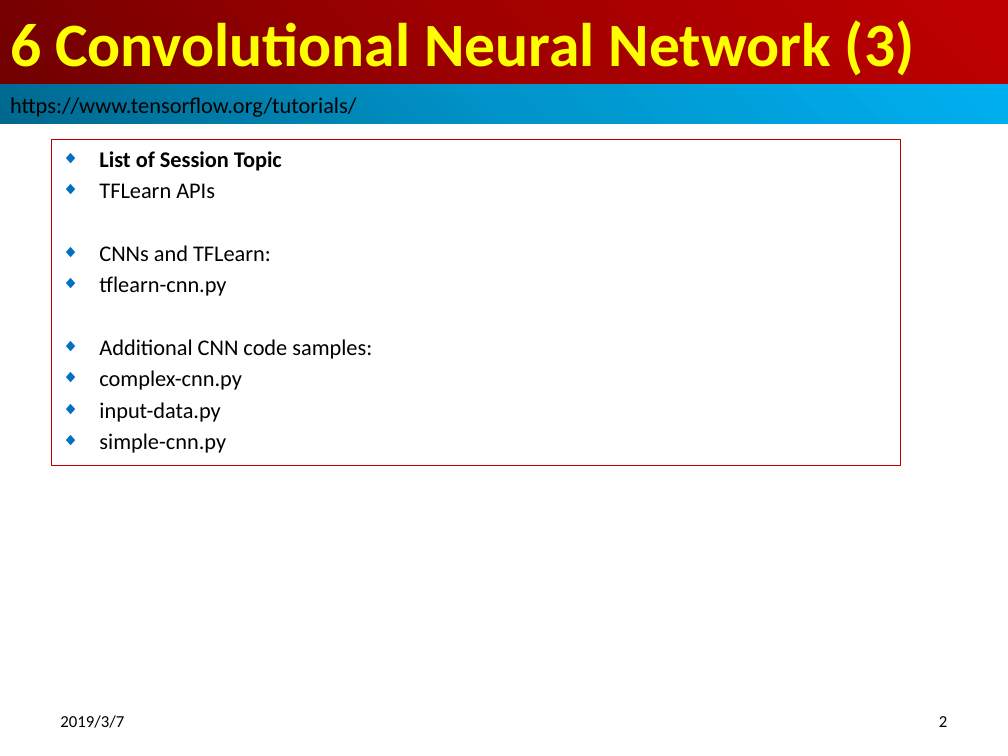
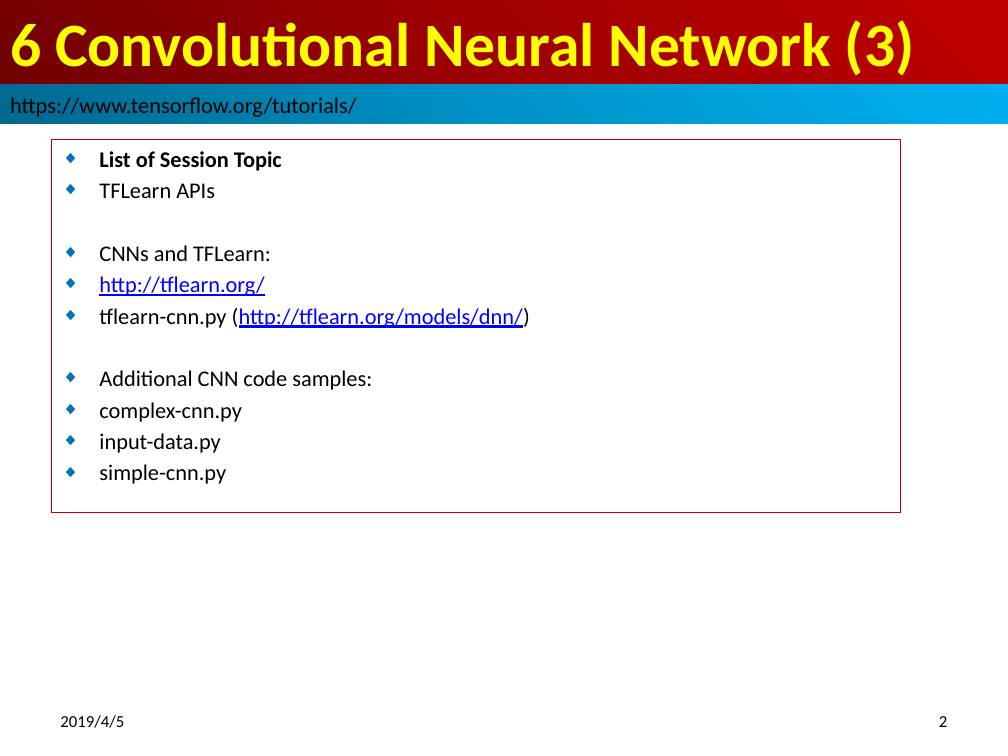
Before and after one commit to peterhchen/100-TensorFlow-DeepLearning-Basic, a slide deck: slide 2 of ch06_CNN/ch0603_TFLearn.pptx. Drawn at 1008x756 pixels with LibreOffice and Linux fonts; fonts in the diff are those of the drawing. Boxes give left, top, right and bottom in pixels: in the first picture for what was removed or moved away, otherwise in the second. Text is boxed around its words. In the diff, an @@ line names an element or a change of style, - is before the commit and + after.

Commit message:
tflearn

```diff
--- a/ch06_CNN/ch0603_TFLearn.pptx
+++ b/ch06_CNN/ch0603_TFLearn.pptx
@@ subtitle "List of Session Topic": place and size @@
-subtitle "List of Session Topic" at <box>51,140,901,466</box>
+subtitle "List of Session Topic" at <box>51,140,901,513</box>
@@ subtitle at <box>99,276,530,328</box>: text changed; text colour #000000 to #0000FF @@
-◆ tflearn-cnn.py
+◆ http://tflearn.org/
+◆ tflearn-cnn.py (http://tflearn.org/models/dnn/)
@@ text at <box>60,715,124,728</box>: text changed @@
-2019/3/7
+2019/4/5
```
Also in this commit, not shown: 11 other slides changed, 7 slides added.
